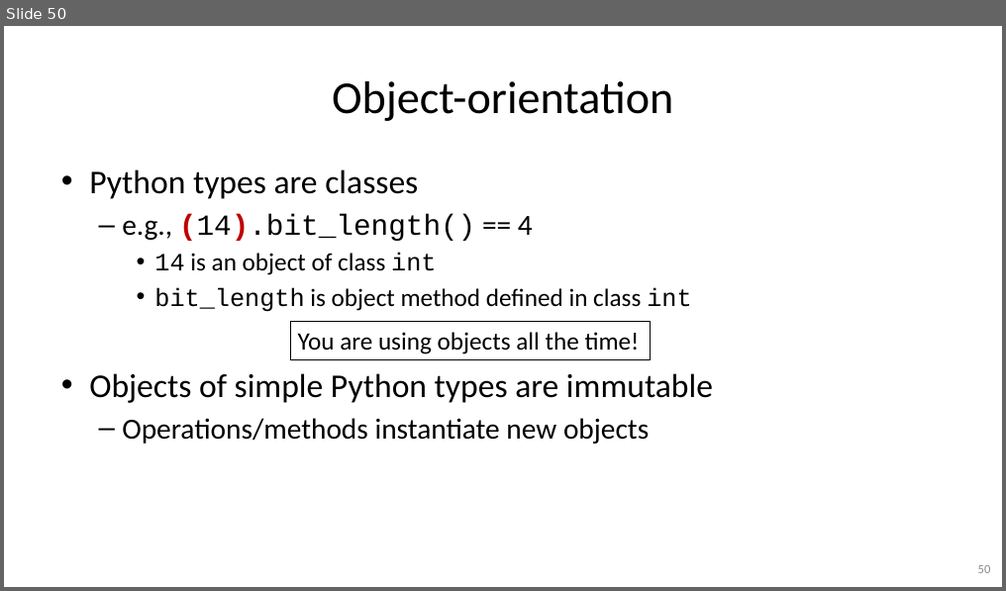
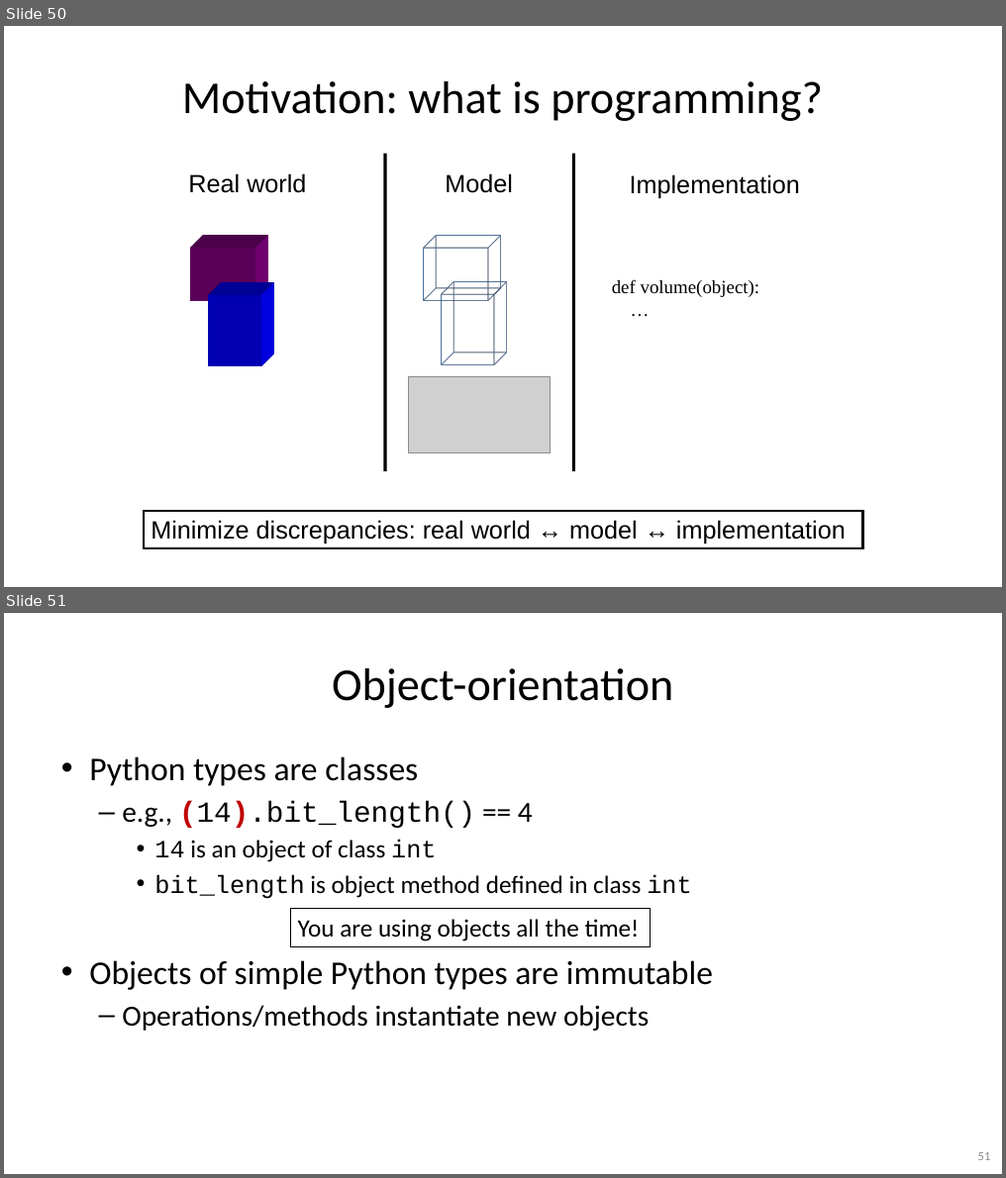
Before and after one commit to gjbex/Python-software-engineering, a slide deck: python_software_engineering.pptx. Shown one above the other, each under a label of ours: slide 50 before the commit, slides 50 and 51 after it. The pictures are 1006x591 and 1006x1178 pixels, drawn with LibreOffice and Linux fonts; fonts in the diff are those of the drawing; grey boxes stand for pictures. Boxes give left, top, right and bottom in pixels: in the first picture for what was removed or moved away, otherwise in the second. Text is boxed around its words. In the diff, an @@ line names an element or a change of style, - is before the commit and + after.

Commit message:
Add motivation slides for OO and functional programming

```diff
--- a/python_software_engineering.pptx
+++ b/python_software_engineering.pptx
@@ slide 50 added at box(4, 26, 1002, 587), background #FFFFFF @@
@@ title added at box(182, 81, 823, 121), 44 pt, text #000000 @@
+Motivation: what is programming?
@@ text added at box(188, 174, 306, 193), 24 pt, text #000000 @@
+Real world
@@ group added at box(385, 154, 550, 472): 2 rectangles, 1 picture, 1 text, 1 line @@
+Model
@@ line added from (573, 154) to (573, 472), #000000 3 pt @@
@@ text added at box(630, 174, 800, 199), 24 pt, text #000000 @@
+Implementation
@@ rectangle added at box(190, 248, 255, 301), fill #800080 @@
@@ text added at box(612, 279, 760, 297), 18 pt, text #000000 @@
+def volume(object):
+…
@@ rectangle added at box(208, 294, 261, 366), fill #0000FF @@
@@ rectangle added at box(144, 511, 862, 549), outline #000000 2 pt, 24 pt, text #000000 @@
+Minimize discrepancies: real world ↔ model ↔ implementation
@@ what was slide 50 is now slide 51 @@
@@ page number at box(978, 1153, 991, 1160): text changed @@
-50
+51
```
Also in this commit, not shown: 4 slides changed, 1 other slide added.
